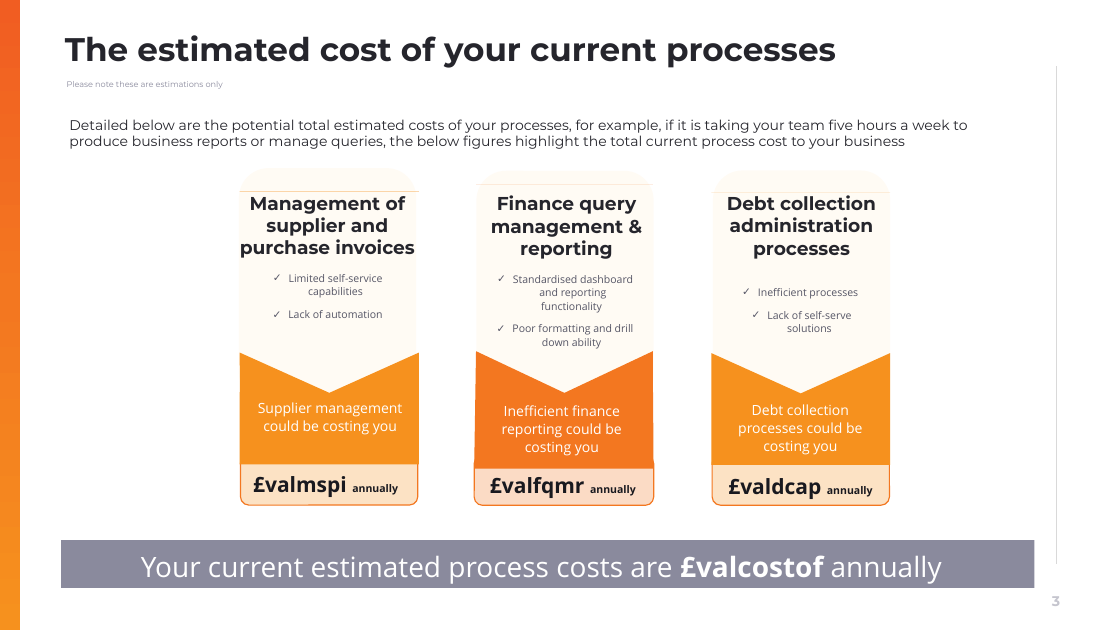
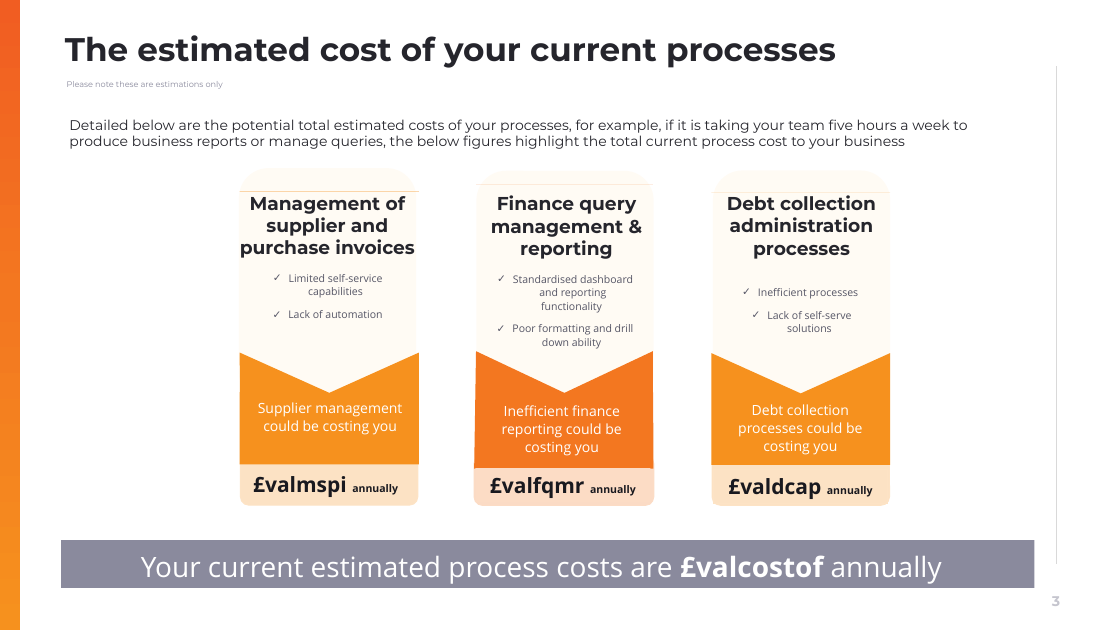
Before and after one commit to muratozdemirpiblo/ppt-api, a slide deck: slide 3 of client.pptx. Drawn at 1120x630 pixels with LibreOffice and Linux fonts; fonts in the diff are those of the drawing; background and template pictures are left out. Boxes give left, top, right and bottom in pixels: in the first picture for what was removed or moved away, otherwise in the second. Text is boxed around its words. In the diff, an @@ line names an element or a change of style, - is before the commit and + after.

```diff
--- a/client.pptx
+++ b/client.pptx
@@ rounded rectangle at [240,455,418,505]: outline #F37720 1 pt to #FDE3C5 1 pt @@
@@ rounded rectangle at [475,455,655,506]: outline #F37720 1 pt to #FCDCC5 1 pt @@
@@ rectangle "£valfqmr annually": place and size @@
-rectangle "£valfqmr annually" at [490,477,636,498]
+rectangle "£valfqmr annually" at [476,468,650,502]
@@ rectangle "£valfqmr annually" at [476,468,650,502]: fill none to #FCDCC5 @@
@@ rounded rectangle at [712,455,890,505]: outline #F37720 1 pt to #FDE3C5 1 pt @@
@@ rectangle "£valdcap annually": place and size @@
-rectangle "£valdcap annually" at [728,478,873,499]
+rectangle "£valdcap annually" at [714,470,888,503]
@@ rectangle "£valdcap annually" at [714,470,888,503]: outline none to #FDE3C5 0.75 pt @@
```
Also in this commit, not shown: 1 other file.
